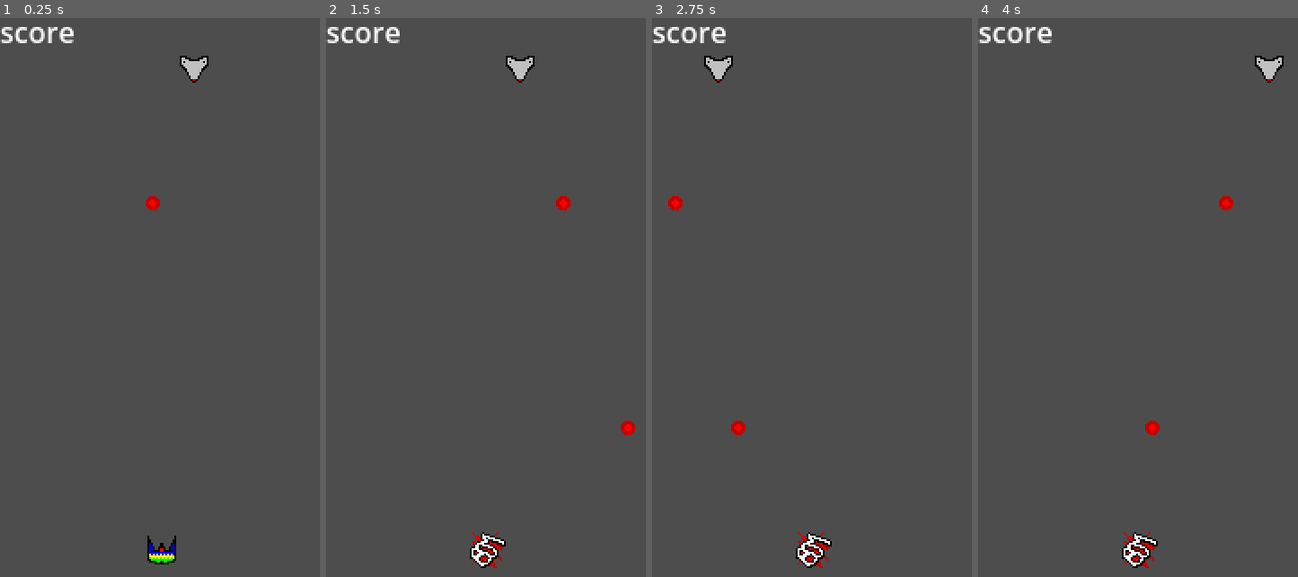
Above: before the commit, frames 1-4 (left to right).
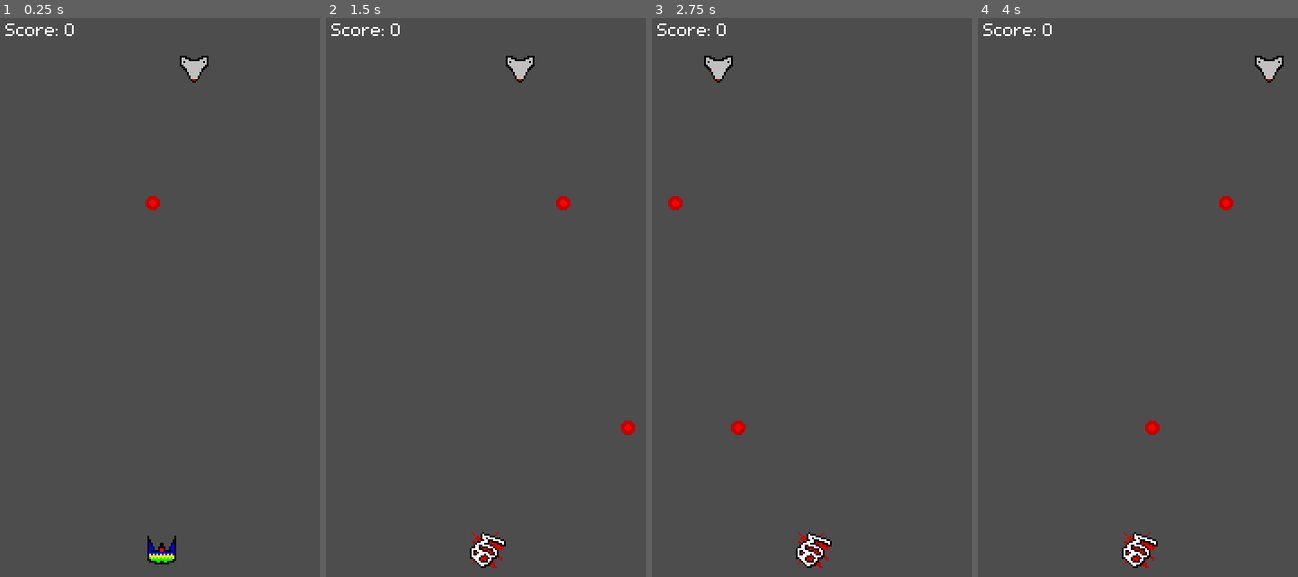
Above: after the commit, the same moments.

Repository: xXx-alexfink1996-xXx/studious-garbanzo
Game: Godot game, scene res://levels/main.tscn
The game is run twice, just before and just after one commit, with the same random seed, the same clock (stepped at 60 frames per second) and the same inputs.
Inputs:
- Up to frame 1 (0.25 s): no input
- Up to frame 2 (1.5 s): hold D (right) 0.53-1.28 s; hold S (shield) 0.53-1.28 s; tap End (ui_end) at 0.8, 1.35 s; hold A (left) from 1.28 s (still down)
- Up to frame 3 (2.75 s): tap S (shield) at 1.55 s; release A (left) at 2.03 s; hold D (right) from 2.03 s (still down); hold S (shield) from 2.03 s (still down); tap End (ui_end) at 2.3 s
- Up to frame 4 (4 s): release S (shield) at 2.78 s; tap Space (shoot) at 2.85 s; tap S (shield) at 3.05 s; release D (right) at 3.53 s; hold A (left) from 3.53 s (still down); tap End (ui_end) at 3.6 s

The runs differ from the first frame. In frame 1, 0.4% of the frame differs, in the area x 0-24%, y 0-5%; in frame 2, 0.4%; in frame 3, 0.4%; in frame 4, 0.4%.
Error after the commit: Invalid access to property or key 'enemy_died' on a base object of type 'null instance'. (res://entities/UI/ui.gd:7)

Commit message:
Added UI for first time.

Diff:
--- /dev/null
+++ b/ship/entities/UI/ui.gd
@@ -0,0 +1,11 @@
+extends Control
+
+@onready var score_label: Label = $MarginContainer/VBoxContainer/HBoxContainer/ScoreLabel
+
+func _ready() -> void:
+	var enemy = get_node("EnemyBasic")
+	enemy.enemy_died.connect(_update_score)
+
+
+func _update_score() -> void:
+	print("hello")
--- /dev/null
+++ b/ship/entities/UI/ui.tscn
@@ -0,0 +1,42 @@
+[gd_scene load_steps=4 format=3 uid="uid://byd5xiklx036a"]
+
+[ext_resource type="FontFile" uid="uid://cpii7egkmdvan" path="res://src/fonts/m5x7.ttf" id="1_e7w8r"]
+[ext_resource type="Script" uid="uid://br7blbswsxqkp" path="res://entities/UI/ui.gd" id="1_tm8vf"]
+
+[sub_resource type="Theme" id="Theme_tm8vf"]
+default_font = ExtResource("1_e7w8r")
+
+[node name="UI" type="Control"]
+layout_mode = 3
+anchors_preset = 15
+anchor_right = 1.0
+anchor_bottom = 1.0
+grow_horizontal = 2
+grow_vertical = 2
+script = ExtResource("1_tm8vf")
+
+[node name="MarginContainer" type="MarginContainer" parent="."]
+layout_mode = 1
+anchors_preset = 15
+anchor_right = 1.0
+anchor_bottom = 1.0
+grow_horizontal = 2
+grow_vertical = 2
+theme = SubResource("Theme_tm8vf")
+theme_override_constants/margin_left = 3
+theme_override_constants/margin_top = 3
+
+[node name="VBoxContainer" type="VBoxContainer" parent="MarginContainer"]
+layout_mode = 2
+
+[node name="HBoxContainer" type="HBoxContainer" parent="MarginContainer/VBoxContainer"]
+layout_mode = 2
+theme_override_constants/separation = 3
+
+[node name="ScoreText" type="Label" parent="MarginContainer/VBoxContainer/HBoxContainer"]
+layout_mode = 2
+text = "Score:"
+
+[node name="ScoreLabel" type="Label" parent="MarginContainer/VBoxContainer/HBoxContainer"]
+layout_mode = 2
+text = "0"
--- a/ship/entities/enemy/enemy_basic.gd
+++ b/ship/entities/enemy/enemy_basic.gd
@@ -14,10 +14,14 @@
 
 @export var bullet : PackedScene
 
-@export var move_speed: float = 100
+@export var active_move_speed: float = 100
 @export var bullet_cooldown: float = 0.4
 
 const bullet_collision_layer: int = 0b0010
+
+signal enemy_died(points)
+
+var point_value: int = 100
 
 
 func _ready() -> void:
@@ -65,5 +69,6 @@
 	sprite_animations.play("explode")
 	deactivate_state_machine(movement_state_machine)
 	deactivate_state_machine(combat_state_machine)
+	enemy_died.emit(point_value)
 	await get_tree().create_timer(1).timeout
 	queue_free()
--- a/ship/entities/player/player.gd
+++ b/ship/entities/player/player.gd
@@ -14,14 +14,20 @@
 @export var bullet : PackedScene
 
 @export var move_speed: float = 100
+@export var shield_move_speed: float = 25
 @export var bullet_cooldown: float = 0.4
 @export var shield_cooldown: float = 0.6
 
 const bullet_collision_layer: int = 0b1000
 
+var active_move_speed: float = 100
+var is_shielding: bool
+
 
 func _ready() -> void:
 	facing_direction = UP
+
+	active_move_speed = move_speed
 
 	movement_state_machine.init(
 		self,
@@ -55,6 +61,11 @@
 func _physics_process(delta: float) -> void:
 	_to_state_machine_physics_process(delta)
 
+	if is_shielding:
+		active_move_speed = shield_move_speed
+	else:
+		active_move_speed = move_speed
+
 	#If you just have move_and_slide on the move state,
 	#it won't update unless you're moving.
 	#Movement component must also be active
@@ -65,7 +76,8 @@
 		var collision = get_slide_collision(i)
 		if collision.get_collider().is_in_group("Enemy_bullet"):
 			collision.get_collider().queue_free()
-			die()
+			if !is_shielding:
+				die()
 
 
 func _process(delta: float) -> void:
--- a/ship/levels/main.tscn
+++ b/ship/levels/main.tscn
@@ -1,6 +1,7 @@
-[gd_scene load_steps=5 format=3 uid="uid://7ctd7tgiod3q"]
+[gd_scene load_steps=6 format=3 uid="uid://7ctd7tgiod3q"]
 
 [ext_resource type="PackedScene" uid="uid://cyj4pbojobbjf" path="res://entities/player/player.tscn" id="1_2262g"]
+[ext_resource type="PackedScene" uid="uid://byd5xiklx036a" path="res://entities/UI/ui.tscn" id="1_l8qe7"]
 [ext_resource type="PackedScene" uid="uid://cc3vkfkv0mmpm" path="res://entities/enemy/enemy_basic.tscn" id="2_wdj6m"]
 
 [sub_resource type="RectangleShape2D" id="RectangleShape2D_wdj6m"]
@@ -9,12 +10,7 @@
 [sub_resource type="RectangleShape2D" id="RectangleShape2D_l8qe7"]
 size = Vector2(21, 337)
 
-[node name="main" type="Node2D"]
-
-[node name="RichTextLabel" type="RichTextLabel" parent="."]
-offset_right = 49.0
-offset_bottom = 25.0
-text = "score"
+[node name="main" type="Node"]
 
 [node name="player" parent="." instance=ExtResource("1_2262g")]
 position = Vector2(82, 300)
@@ -24,9 +20,9 @@
 
 [node name="Walls" type="Node" parent="."]
 
-[node name="Area2D" type="StaticBody2D" parent="Walls"]
+[node name="StaticBody2D2" type="StaticBody2D" parent="Walls"]
 
-[node name="CollisionShape2D" type="CollisionShape2D" parent="Walls/Area2D"]
+[node name="CollisionShape2D" type="CollisionShape2D" parent="Walls/StaticBody2D2"]
 position = Vector2(-4, 161.25)
 shape = SubResource("RectangleShape2D_wdj6m")
 
@@ -35,3 +31,5 @@
 [node name="CollisionShape2D" type="CollisionShape2D" parent="Walls/StaticBody2D"]
 position = Vector2(189.5, 162.5)
 shape = SubResource("RectangleShape2D_l8qe7")
+
+[node name="UI" parent="." instance=ExtResource("1_l8qe7")]
--- a/ship/project.godot
+++ b/ship/project.godot
@@ -22,6 +22,7 @@
 window/size/window_width_override=360
 window/size/window_height_override=640
 window/stretch/mode="viewport"
+window/stretch/aspect="expand"
 window/handheld/orientation=1
 
 [input]
--- a/ship/state_machines/states/state_class_combat/state_shield_activated.gd
+++ b/ship/state_machines/states/state_class_combat/state_shield_activated.gd
@@ -8,6 +8,7 @@
 	#3 frames at 5fps
 	#get_set_shield_cooldown_timer(get_shield_cooldown_start_time())
 	get_reset_shield_cooldown(parent.shield_cooldown)
+	parent.is_shielding = true
 
 
 func process_physics(delta: float) -> State:
--- a/ship/state_machines/states/state_class_combat/state_shield_deactivated.gd
+++ b/ship/state_machines/states/state_class_combat/state_shield_deactivated.gd
@@ -8,6 +8,7 @@
 	super()
 	#3 frames at 5fps
 	get_reset_shield_cooldown(parent.shield_cooldown)
+	parent.is_shielding = false
 
 
 func process_physics(delta: float) -> State:
--- a/ship/state_machines/states/state_class_movement/state_move.gd
+++ b/ship/state_machines/states/state_class_movement/state_move.gd
@@ -8,7 +8,7 @@
 
 
 func process_physics(delta: float) -> State:
-	var movement = get_movement_input() * parent.move_speed
+	var movement = get_movement_input() * parent.active_move_speed
 
 	if movement == 0:
 		return idle_state
Not shown, added: ship/entities/UI/ui.gd.uid
Binary file added: ship/src/fonts/C64_Pro-STYLE.otf
Not shown, added: ship/src/fonts/C64_Pro-STYLE.otf.import
Binary file added: ship/src/fonts/C64_Pro-STYLE.ttf
Not shown, added: ship/src/fonts/C64_Pro-STYLE.ttf.import
Binary file added: ship/src/fonts/C64_Pro-STYLE.woff
Not shown, added: ship/src/fonts/C64_Pro-STYLE.woff.import
Binary file added: ship/src/fonts/C64_Pro-STYLE.woff2
Not shown, added: ship/src/fonts/C64_Pro-STYLE.woff2.import
Binary file added: ship/src/fonts/C64_Pro_Mono-STYLE.otf
Not shown, added: ship/src/fonts/C64_Pro_Mono-STYLE.otf.import
Binary file added: ship/src/fonts/C64_Pro_Mono-STYLE.ttf
(and 10 more such lines)
